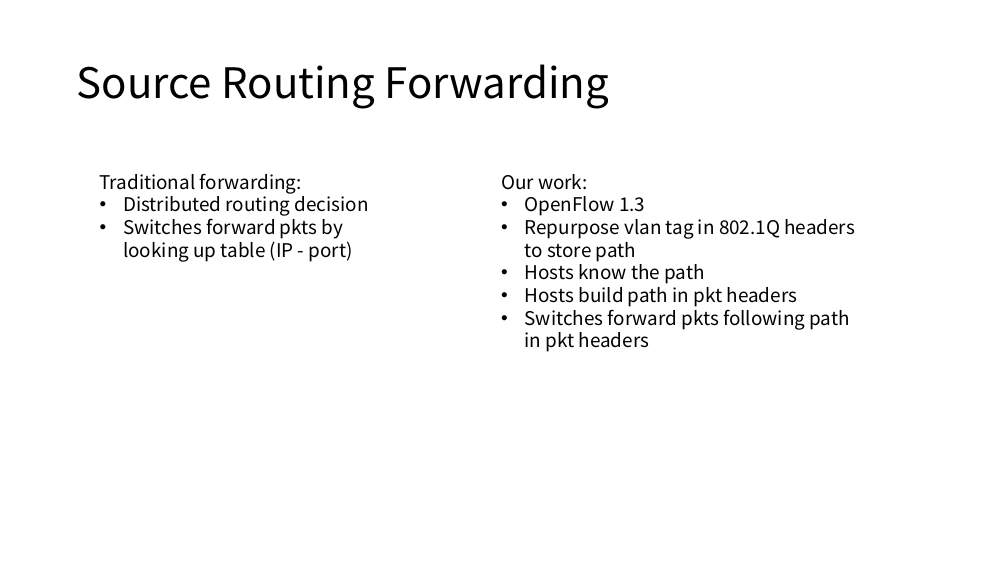
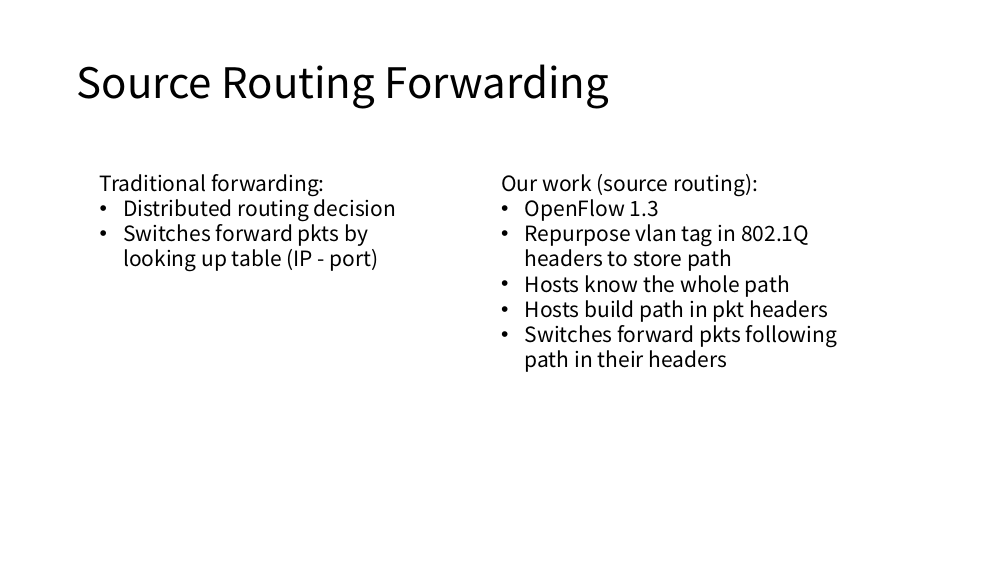
Before and after one commit to LimEnwee927/Trust_Me_I_Know_The_-Path, a slide deck: slide 2 of Yuhe Lin/forwarding and headers.pptx. Drawn at 1008x567 pixels with LibreOffice and Linux fonts; fonts in the diff are those of the drawing. Boxes give left, top, right and bottom in pixels: in the first picture for what was removed or moved away, otherwise in the second. Text is boxed around its words. In the diff, an @@ line names an element or a change of style, - is before the commit and + after.

```diff
--- a/Yuhe Lin/forwarding and headers.pptx
+++ b/Yuhe Lin/forwarding and headers.pptx
@@ text "Traditional forwarding:" at box(100, 174, 396, 271): size 18 to 20 pt @@
@@ text at box(501, 174, 758, 196): text changed; size 18 to 20 pt @@
-Our work:
+Our work (source routing):
@@ text at box(525, 199, 828, 322): size 18 to 20 pt in "OpenFlow 1.3", "Repurpose vlan tag in 802.1Q headers to ...", "Hosts build path in pkt headers" @@
@@ text at box(525, 275, 790, 297): text changed; size 18 to 20 pt @@
-• Hosts know the path
+• Hosts know the whole path
@@ text at box(525, 321, 837, 372): text changed; size 18 to 20 pt @@
-• Switches forward pkts following path in pkt headers
+• Switches forward pkts following path in their headers
```
Also in this commit, not shown: 4 other files.
